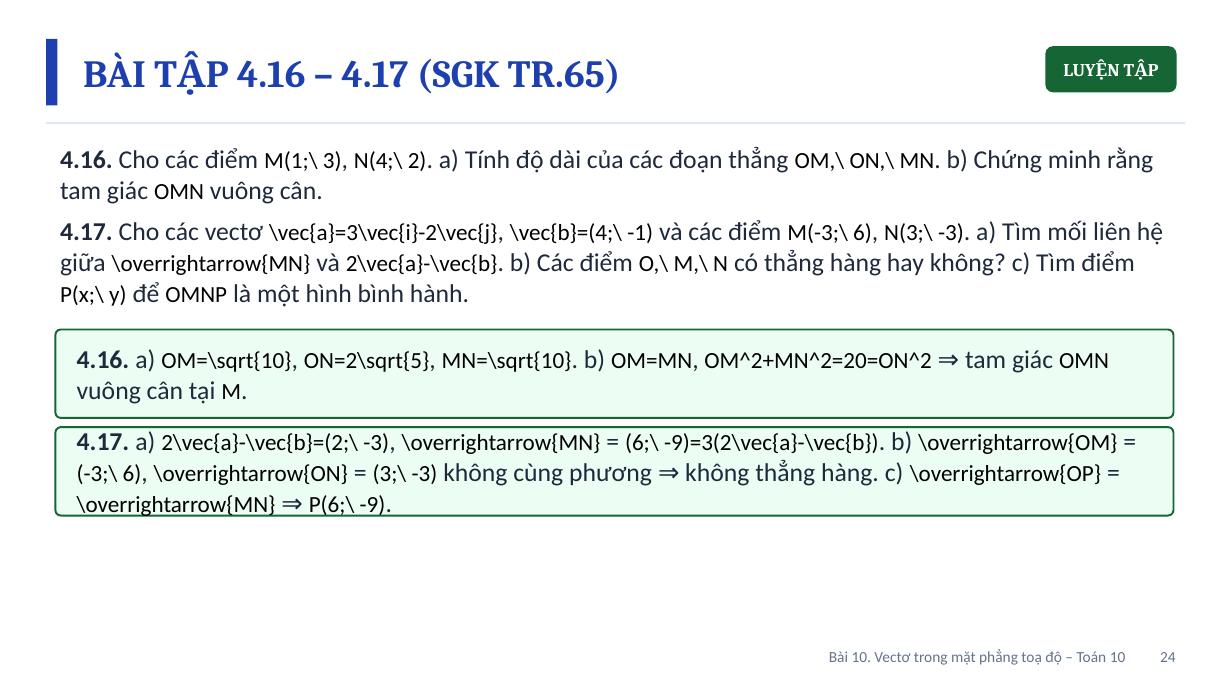
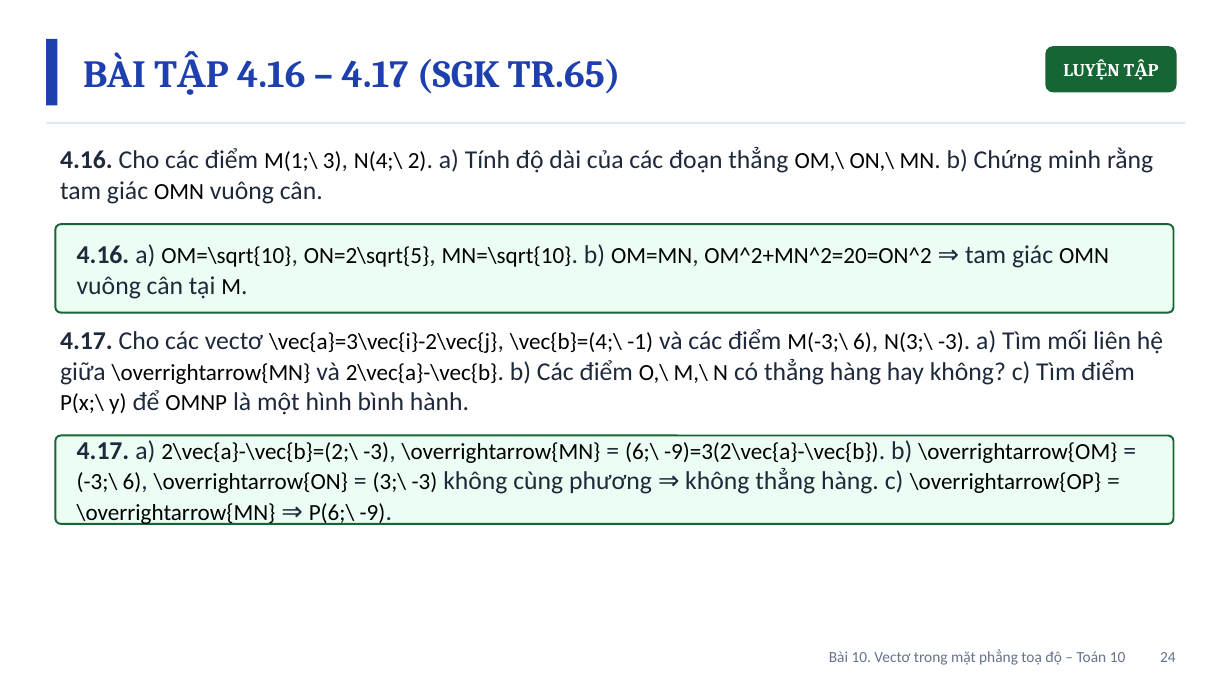
Before and after one commit to Trangtu66/Taode_thi_online, a slide deck: slide 24 of mon/toan/slide/lop10/BaiGiangDienTu_TOAN10_Bai10_VectoTrongMatPhangToaDo_T32-34.pptx. Drawn at 1232x693 pixels with LibreOffice and Linux fonts; fonts in the diff are those of the drawing. Boxes give left, top, right and bottom in pixels: in the first picture for what was removed or moved away, otherwise in the second. Text is boxed around its words. In the diff, an @@ line names an element or a change of style, - is before the commit and + after.

```diff
--- a/mon/toan/slide/lop10/BaiGiangDienTu_TOAN10_Bai10_VectoTrongMatPhangToaDo_T32-34.pptx
+++ b/mon/toan/slide/lop10/BaiGiangDienTu_TOAN10_Bai10_VectoTrongMatPhangToaDo_T32-34.pptx
@@ rounded rectangle: place and size @@
-rounded rectangle at box(55, 330, 1174, 419)
+rounded rectangle at box(55, 225, 1174, 313)
@@ text at box(60, 220, 1163, 307): paragraph removed @@
-4.17. Cho các vectơ \vec{a}=3\vec{i}-2\vec{j}, \vec{b}=(4;\ -1) và các điểm M(-3;\ 6), N(3;\ -3). a) Tìm mối liên hệ giữa \overrightarrow{MN} và 2\vec{a}-\vec{b}. b) Các điểm O,\ M,\ N có thẳng hàng hay không? c) Tìm điểm P(x;\ y) để OMNP là một hình bình hành.
@@ text "4.16. a) OM=\sqrt{10}, ON=2\sqrt{5}, MN=\sqrt{10}. ...": place and size @@
-text "4.16. a) OM=\sqrt{10}, ON=2\sqrt{5}, MN=\sqrt{10}. ..." at box(77, 349, 1109, 404)
+text "4.16. a) OM=\sqrt{10}, ON=2\sqrt{5}, MN=\sqrt{10}. ..." at box(77, 244, 1109, 299)
@@ text added at box(60, 329, 1163, 415), 18 pt, text #000000 @@
+4.17. Cho các vectơ \vec{a}=3\vec{i}-2\vec{j}, \vec{b}=(4;\ -1) và các điểm M(-3;\ 6), N(3;\ -3). a) Tìm mối liên hệ giữa \overrightarrow{MN} và 2\vec{a}-\vec{b}. b) Các điểm O,\ M,\ N có thẳng hàng hay không? c) Tìm điểm P(x;\ y) để OMNP là một hình bình hành.
@@ rounded rectangle: place and size @@
-rounded rectangle at box(55, 427, 1174, 516)
+rounded rectangle at box(55, 435, 1174, 524)
@@ text "4.17. a) 2\vec{a}-\vec{b}=(2;\ -3), \overrightarrow{MN} ...": place and size @@
-text "4.17. a) 2\vec{a}-\vec{b}=(2;\ -3), \overrightarrow{MN} ..." at box(77, 431, 1117, 517)
+text "4.17. a) 2\vec{a}-\vec{b}=(2;\ -3), \overrightarrow{MN} ..." at box(77, 440, 1117, 525)
```
Also in this commit, not shown: 1 other slide changed, 7 other files.
